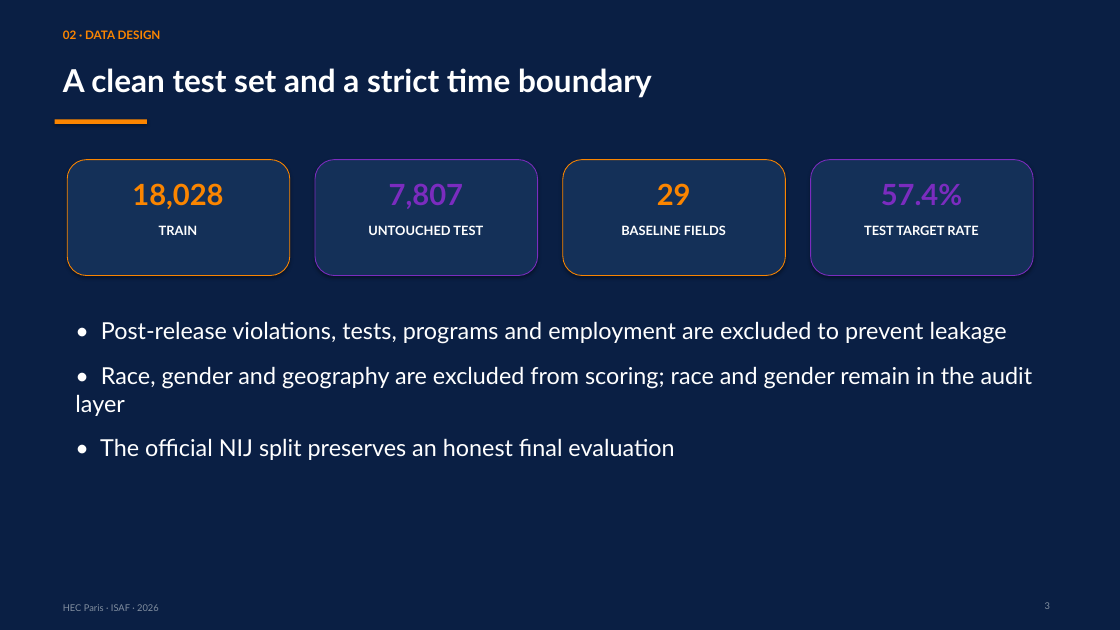
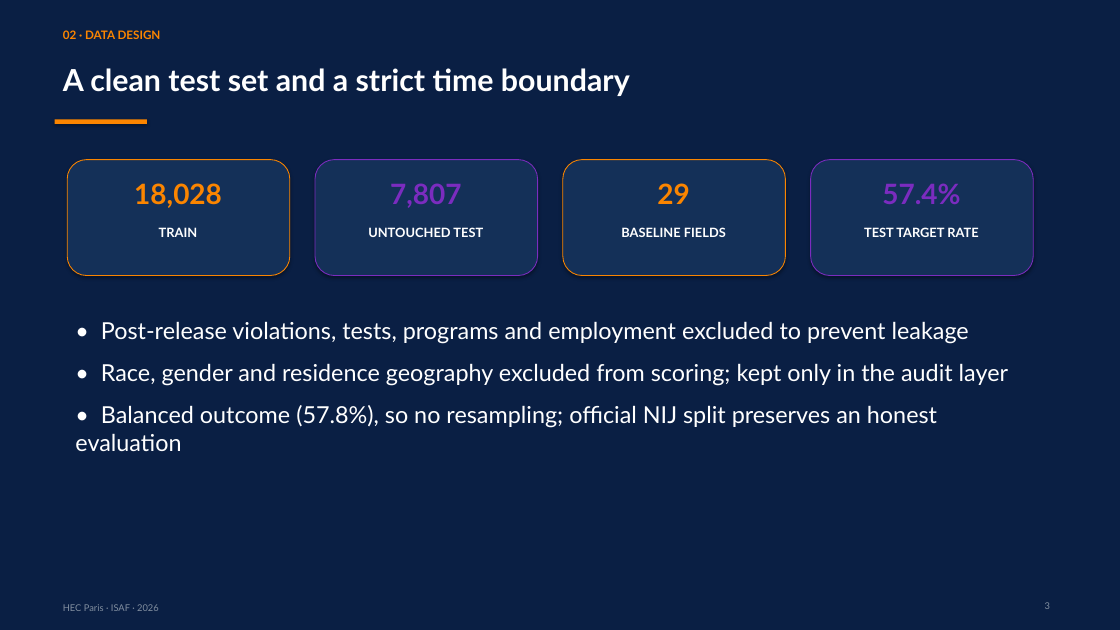
Before and after one commit to RyanBalech/recidivism-forecasting-analysis, a slide deck: slide 3 of reports/ISAF_Recidivism_Presentation.pptx. Drawn at 1120x630 pixels with LibreOffice and Linux fonts; fonts in the diff are those of the drawing. Boxes give left, top, right and bottom in pixels: in the first picture for what was removed or moved away, otherwise in the second. Text is boxed around its words. In the diff, an @@ line names an element or a change of style, - is before the commit and + after.

```diff
--- a/reports/ISAF_Recidivism_Presentation.pptx
+++ b/reports/ISAF_Recidivism_Presentation.pptx
@@ text "A clean test set and ..." at (63, 68, 630, 96): size 27 to 26 pt @@
@@ size 25 to 24 pt in 3 elements at (134, 183, 222, 208), (390, 183, 462, 208), (882, 183, 960, 204) @@
@@ text at (75, 321, 1008, 451): text changed @@
-• Post-release violations, tests, programs and employment are excluded to prevent leakage
-• Race, gender and geography are excluded from scoring; race and gender remain in the audit layer
-• The official NIJ split preserves an honest final evaluation
+• Post-release violations, tests, programs and employment excluded to prevent leakage
+• Race, gender and residence geography excluded from scoring; kept only in the audit layer
+• Balanced outcome (57.8%), so no resampling; official NIJ split preserves an honest evaluation
```
Also in this commit, not shown: 6 other slides changed, 8 slides added, 5 slides removed, 11 other files.
